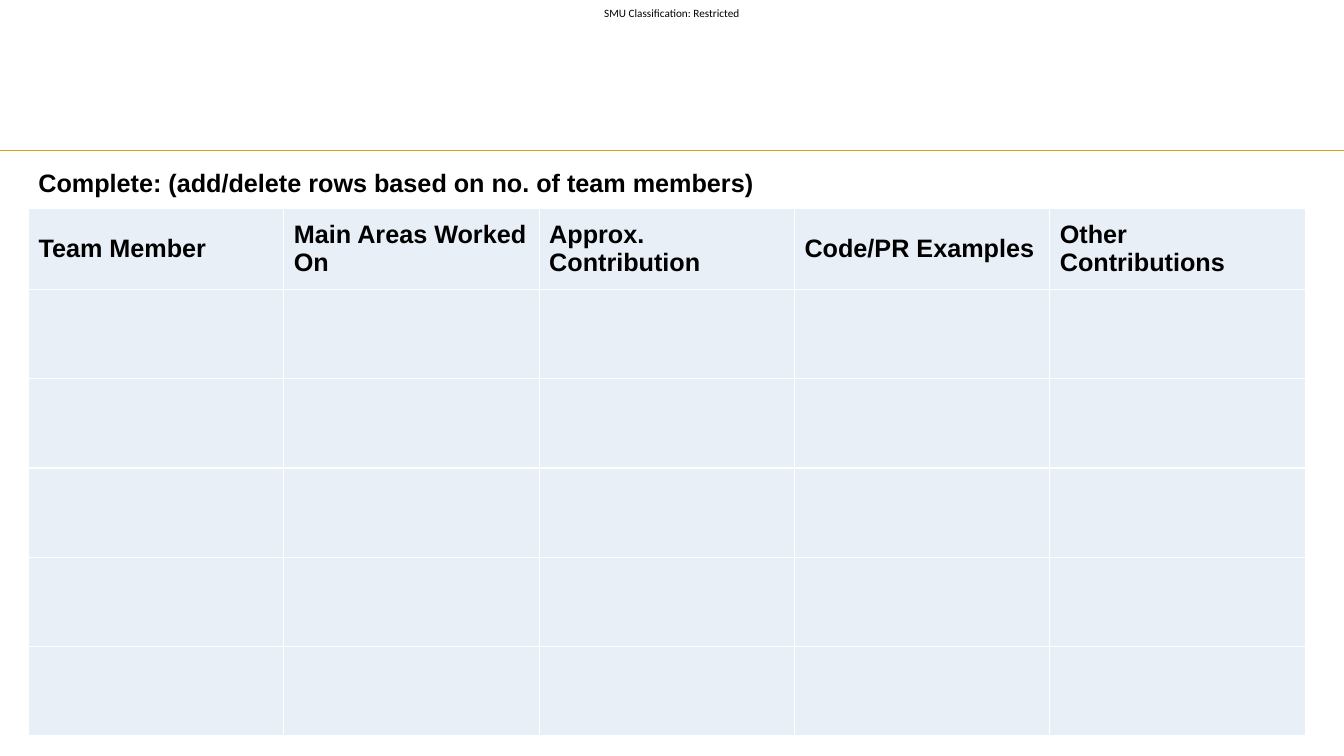
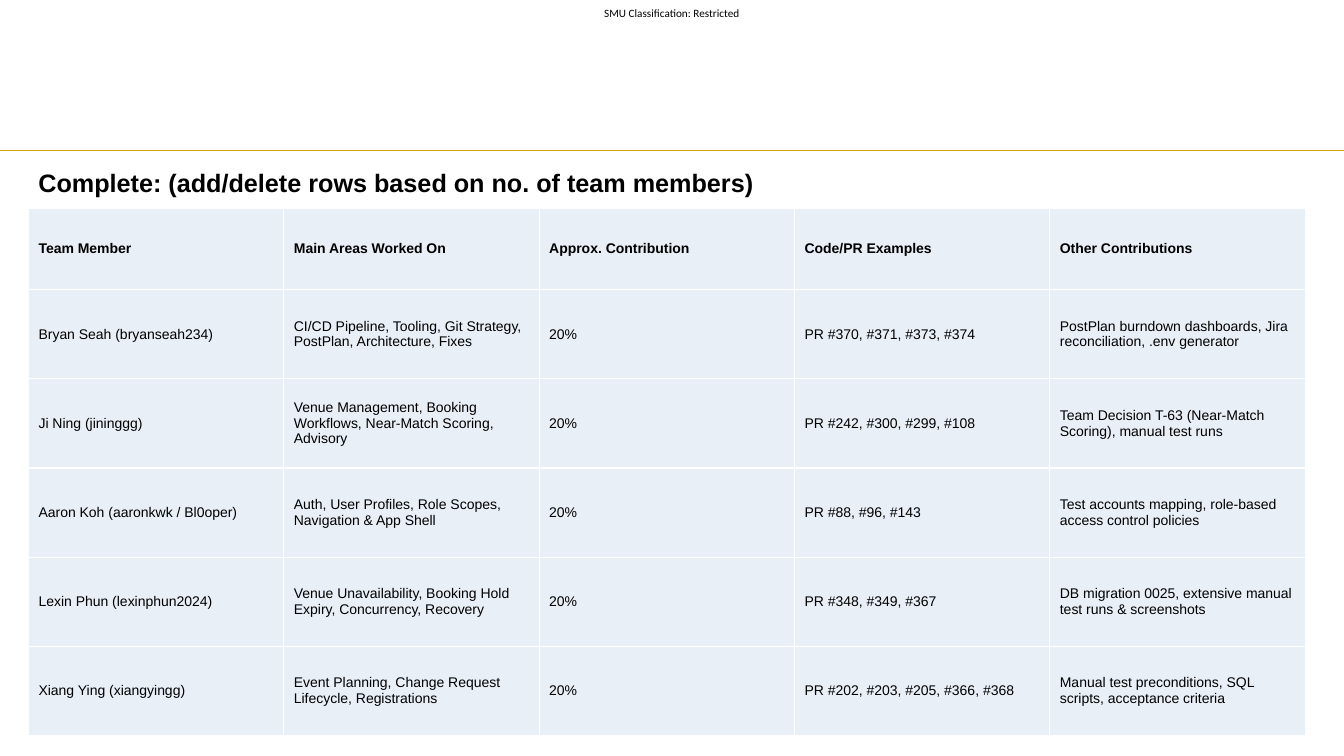
Before and after one commit to hongyime/sgConnectSphere2026, a slide deck: slide 15 of docs/slides/presentation/Week 11 Slide Template.pptx. Drawn at 1344x756 pixels with LibreOffice and Linux fonts; fonts in the diff are those of the drawing; background and template pictures are left out. Boxes give left, top, right and bottom in pixels: in the first picture for what was removed or moved away, otherwise in the second. Text is boxed around its words. In the diff, an @@ line names an element or a change of style, - is before the commit and + after.

```diff
--- a/docs/slides/presentation/Week 11 Slide Template.pptx
+++ b/docs/slides/presentation/Week 11 Slide Template.pptx
@@ table at [28,209,1304,736] @@
-row 2:  |  |  |  | 
+row 2: Bryan Seah (bryanseah234) | CI/CD Pipeline, Tooling, Git Strategy, PostPlan, Architecture, Fixes | 20% | PR #370, #371, #373, #374 | PostPlan burndown dashboards, Jira reconciliation, .env generator
-row 3:  |  |  |  | 
+row 3: Ji Ning (jininggg) | Venue Management, Booking Workflows, Near-Match Scoring, Advisory | 20% | PR #242, #300, #299, #108 | Team Decision T-63 (Near-Match Scoring), manual test runs
-row 4:  |  |  |  | 
+row 4: Aaron Koh (aaronkwk / Bl0oper) | Auth, User Profiles, Role Scopes, Navigation & App Shell | 20% | PR #88, #96, #143 | Test accounts mapping, role-based access control policies
-row 5:  |  |  |  | 
+row 5: Lexin Phun (lexinphun2024) | Venue Unavailability, Booking Hold Expiry, Concurrency, Recovery | 20% | PR #348, #349, #367 | DB migration 0025, extensive manual test runs & screenshots
-row 6:  |  |  |  | 
+row 6: Xiang Ying (xiangyingg) | Event Planning, Change Request Lifecycle, Registrations | 20% | PR #202, #203, #205, #366, #368 | Manual test preconditions, SQL scripts, acceptance criteria
@@ size 18 to 10 pt in "Team Member", "Main Areas Worked On", "Approx. Contribution", "Code/PR Examples" and 1 more places @@
```
Also in this commit, not shown: 14 other slides changed, 1 other file.
